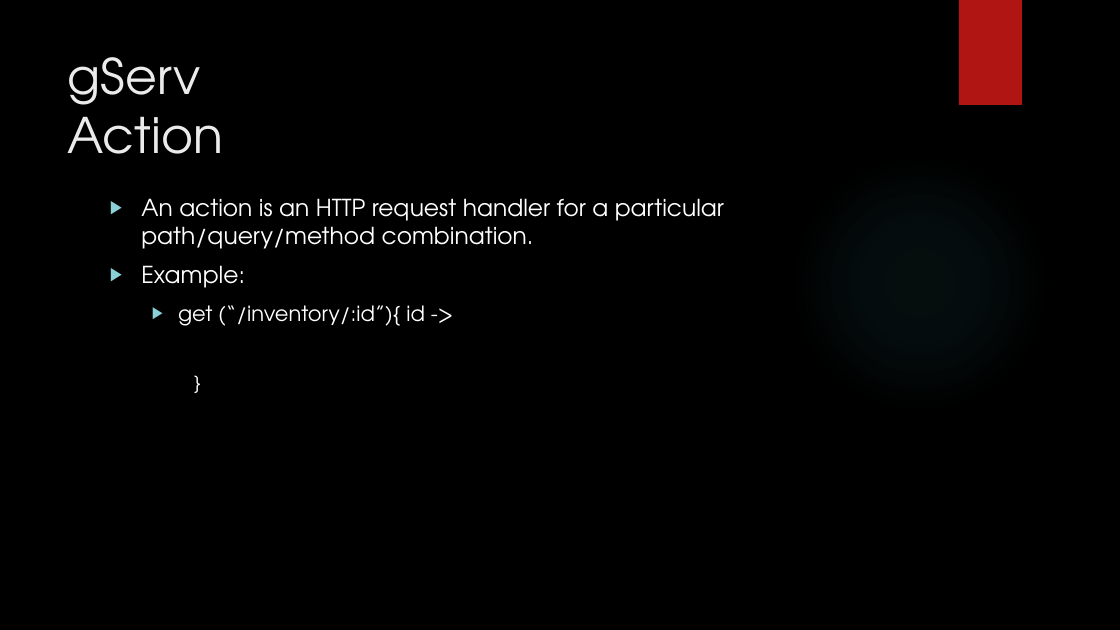
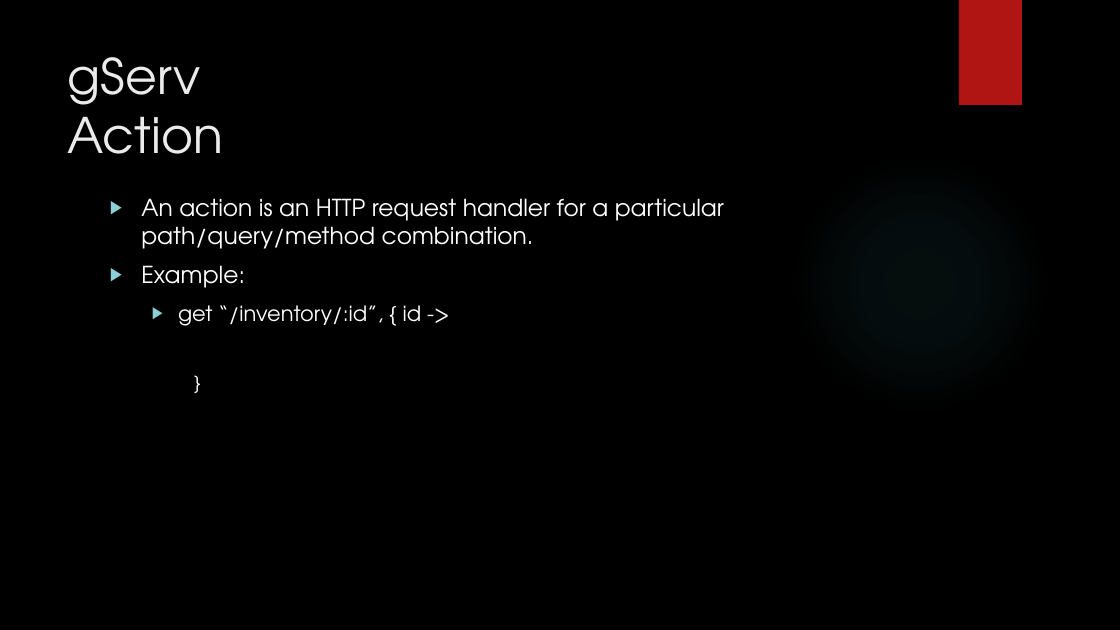
Before and after one commit to javaConductor/gserv, a slide deck: slide 5 of gServ.pptx (slide 4 before the commit). Drawn at 1120x630 pixels with LibreOffice and Linux fonts; fonts in the diff are those of the drawing; background and template pictures are left out. Boxes give left, top, right and bottom in pixels: in the first picture for what was removed or moved away, otherwise in the second. Text is boxed around its words. In the diff, an @@ line names an element or a change of style, - is before the commit and + after.

```diff
--- a/gServ.pptx
+++ b/gServ.pptx
@@ text at (x1=178, y1=305, x2=422, y2=326): text changed @@
-  ▶ get (“/inventory/:id”){ id ->
+  ▶ get “/inventory/:id”, { id ->
```
Also in this commit, not shown: 14 other slides changed, 2 slides added, 2 slides removed, 40 other files.
